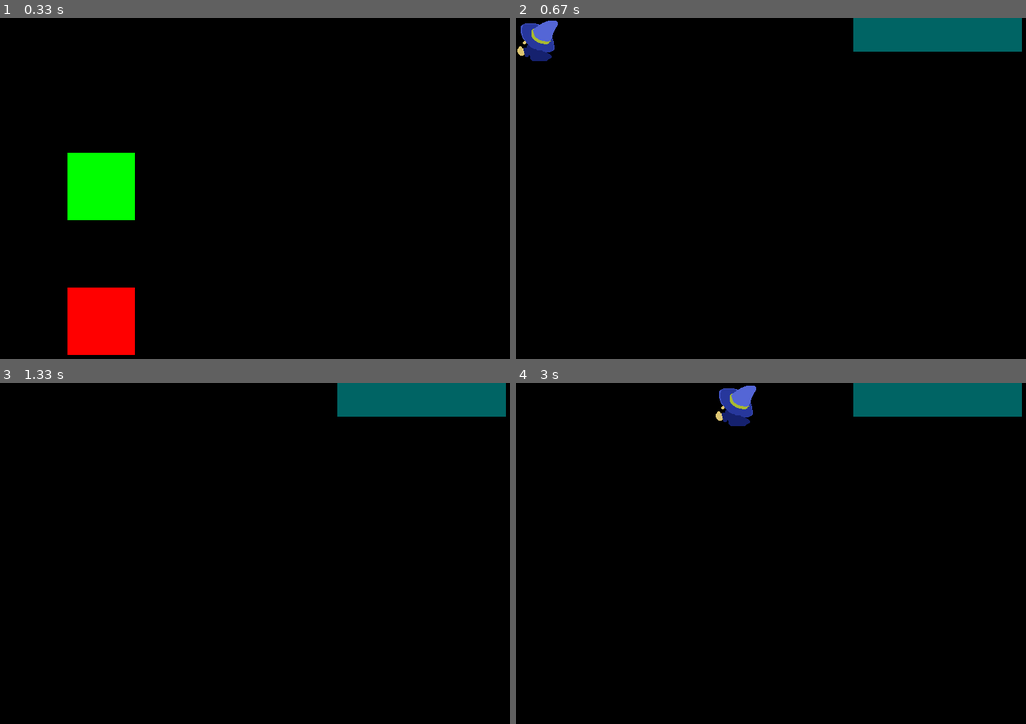
Above: before the commit, frames 1-4 (two rows, left to right).
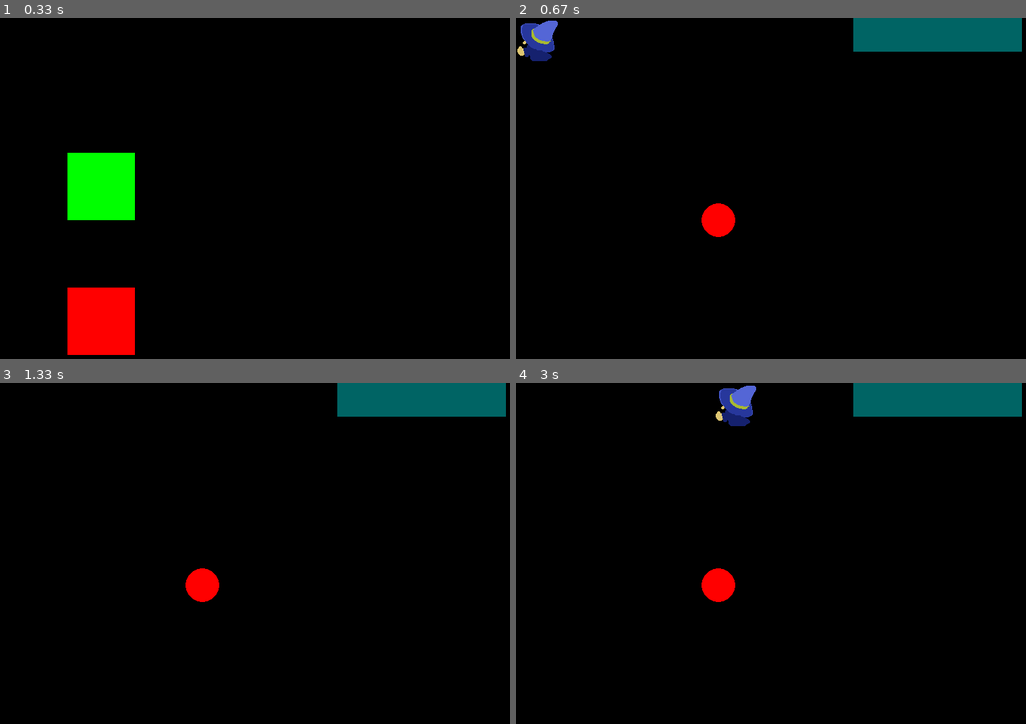
Above: after the commit, the same moments.

Repository: ENorell/zapocalypse
Game: pygame game, started from main_pygame.py
Same seed, same stepped clock (60 frames per second), same inputs: the game is played once before the commit and once after it.
Inputs (mouse positions are in pixels of both pictures, inside the frame that each line leads up to):
- Up to frame 1 (0.33 s): no input
- Up to frame 2 (0.67 s): click (618, 185) at 0.38 s
- Up to frame 3 (1.33 s): hold Right 0.67-1.13 s; hold Up from 1.17 s (still down)
- Up to frame 4 (3 s): release Up at 1.47 s; hold Down 2.57-2.87 s; hold Left from 2.9 s (still down)

Frame 1 is identical in both runs. In frame 2, 0.5% of the frame differs, in the area x 36-43%, y 54-65%; in frame 3, 0.5%; in frame 4, 0.5%.

Commit message:
Test main

Diff:
--- a/domain/game_objects.py
+++ b/domain/game_objects.py
@@ -5,6 +5,12 @@
 class WorldVector(NamedTuple):
     x: float
     y: float
+
+class MovableEntity(Protocol):
+    ...
+
+class Effect(Protocol):
+    ...
 
 class Spawnable(Protocol):
     def on_spawn(self):
@@ -37,6 +43,40 @@
     def on_spawn(self):
         ...
 
-class Tile():
+class TileType(Enum):
+    WATER = auto()
+    FIRE = auto()
+    WALL = auto()
+
+class TraversalRule(Protocol):
+    def can_traverse(self, movable_entity: MovableEntity) -> bool: ...
+
+class DefaultTraversalRule:
+    def can_traverse(self, movable_entity: MovableEntity) -> bool:
+        return True
+
+class NoTraverseTraversalRule:
+    def can_traverse(self, movable_entity: MovableEntity) -> bool:
+        return False
+
+class FlyTraversalRule:
+    def can_traverse(self, movable_entity: MovableEntity) -> bool:
+        # if MoveType.FLY in movable_entity.move_types:
+        #     return True
+        return False
+
+# Ovan kanske ska implementeras på
+
+class Tile(Protocol):
+    tile_name: str
+    tile_type: TileType
+    position: WorldVector
+    traversal_rule: TraversalRule
+    traversal_effect: Effect
+
+    def on_enter(self) -> None: ...
+    def on_traverse(self) -> None: ...
+    def on_exit(self) -> None: ...
+
     def on_spawn(self):
         ...
--- a/domain/spawning_system.py
+++ b/domain/spawning_system.py
@@ -15,7 +15,7 @@
         spawnable.on_spawn() # Tvingande? Inga argument i metoden..
 
 class OrbSpawner():
-    def __init__(self, level: Level, event: Event):
+    def __init__(self, level: Level, event: Optional[Event] = None):
         self.level = level
 
     def _free_spawn_positions(self) -> list[WorldVector]:
@@ -48,6 +48,5 @@
     def spawn_object(self) -> None:
         spawnable = self.create_object()
         spawnable.on_spawn()
-        # Event?
         self.level.orbs.append(spawnable)
-        self._trigger_spawn_event(spawnable)
+        # self._trigger_spawn_event(spawnable) # Event?
--- a/interactors/scenes/fight_scene.py
+++ b/interactors/scenes/fight_scene.py
@@ -3,6 +3,7 @@
 
 
 from domain.model import WorldVector, Level, Player, move
+from domain.spawning_system import OrbSpawner
 from interactors.presenter_model import PlayerModel, WallModel, OrbModel, OrbSlots, PresenterModel
 from interactors.scene import Scene, Presenter, UserInput
 
@@ -28,7 +29,10 @@
         self._player = player
 
     def start(self) -> None:
-        ...
+        spawner = OrbSpawner(self._level)
+        spawner.spawn_object()
+        spawner.spawn_object()
+
 
     def update(self, user_input: UserInput) -> None:
         if move_target := _get_move_target(self._player, user_input):
